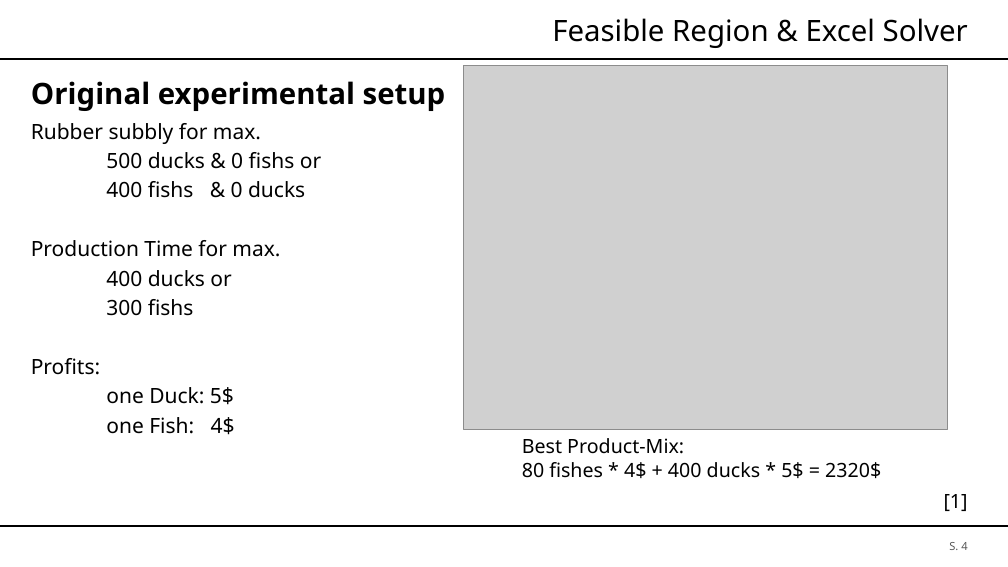
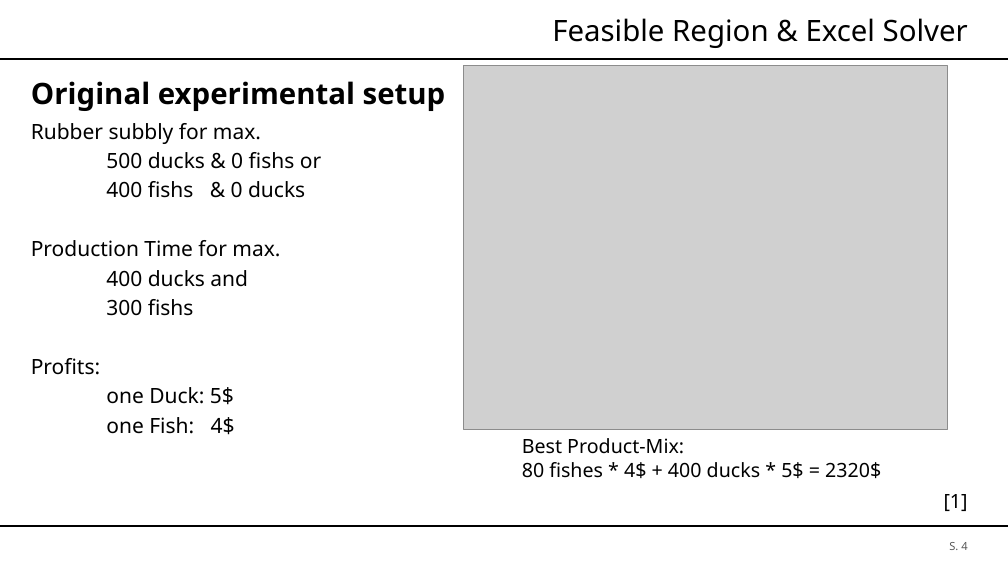
Before and after one commit to brt30696/REPRO_Rraesentation, a slide deck: slide 4 of Präsentation.pptx. Drawn at 1008x567 pixels with LibreOffice and Linux fonts; fonts in the diff are those of the drawing; grey boxes stand for pictures; background and template pictures are left out. Boxes give left, top, right and bottom in pixels: in the first picture for what was removed or moved away, otherwise in the second. Text is boxed around its words. In the diff, an @@ line names an element or a change of style, - is before the commit and + after.

```diff
--- a/Präsentation.pptx
+++ b/Präsentation.pptx
@@ text at (106, 270, 248, 287): text changed @@
-400 ducks or
+400 ducks and
```
Also in this commit, not shown: 3 other slides changed.
